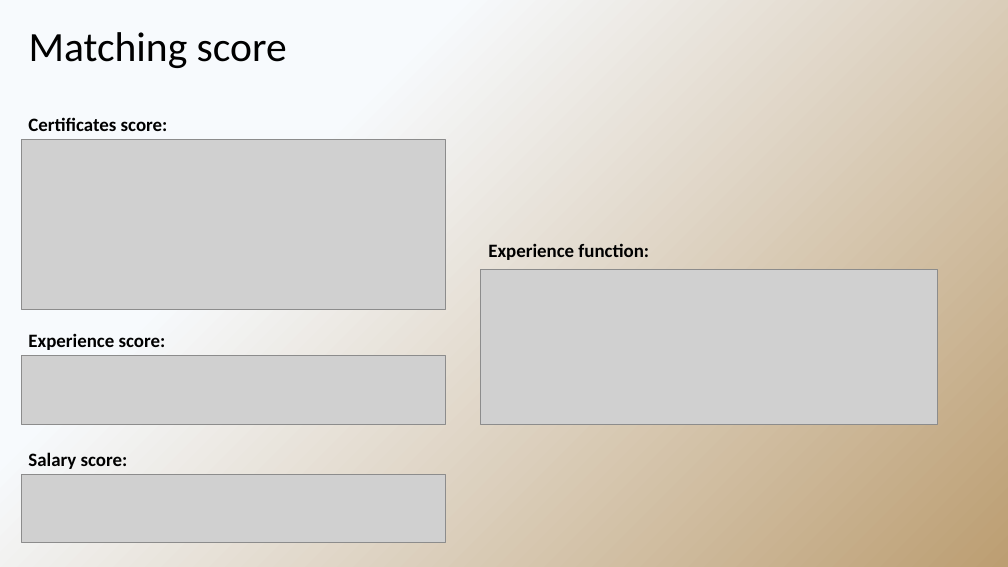
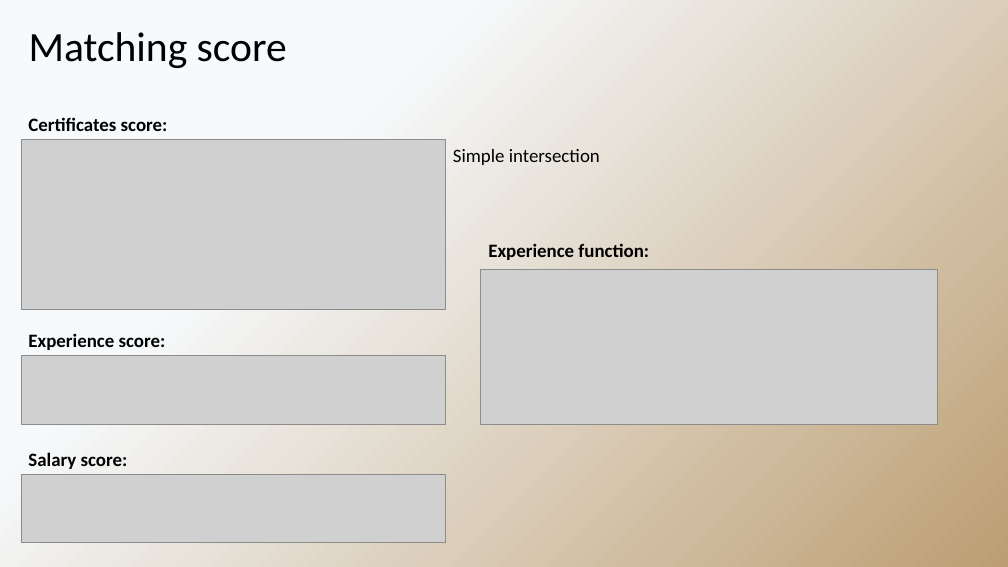
Before and after one commit to jacons/Interpretable-by-design-Human-Recommender, a slide deck: slide 17 of raw_source/Seminar1.pptx. Drawn at 1008x567 pixels with LibreOffice and Linux fonts; fonts in the diff are those of the drawing; grey boxes stand for pictures. Boxes give left, top, right and bottom in pixels: in the first picture for what was removed or moved away, otherwise in the second. Text is boxed around its words. In the diff, an @@ line names an element or a change of style, - is before the commit and + after.

```diff
--- a/raw_source/Seminar1.pptx
+++ b/raw_source/Seminar1.pptx
@@ text added at (453,149,600,165), 18 pt, text #000000 @@
+Simple intersection
```
Also in this commit, not shown: 5 other slides changed, 1 slide added, 1 slide removed, 4 other files.
